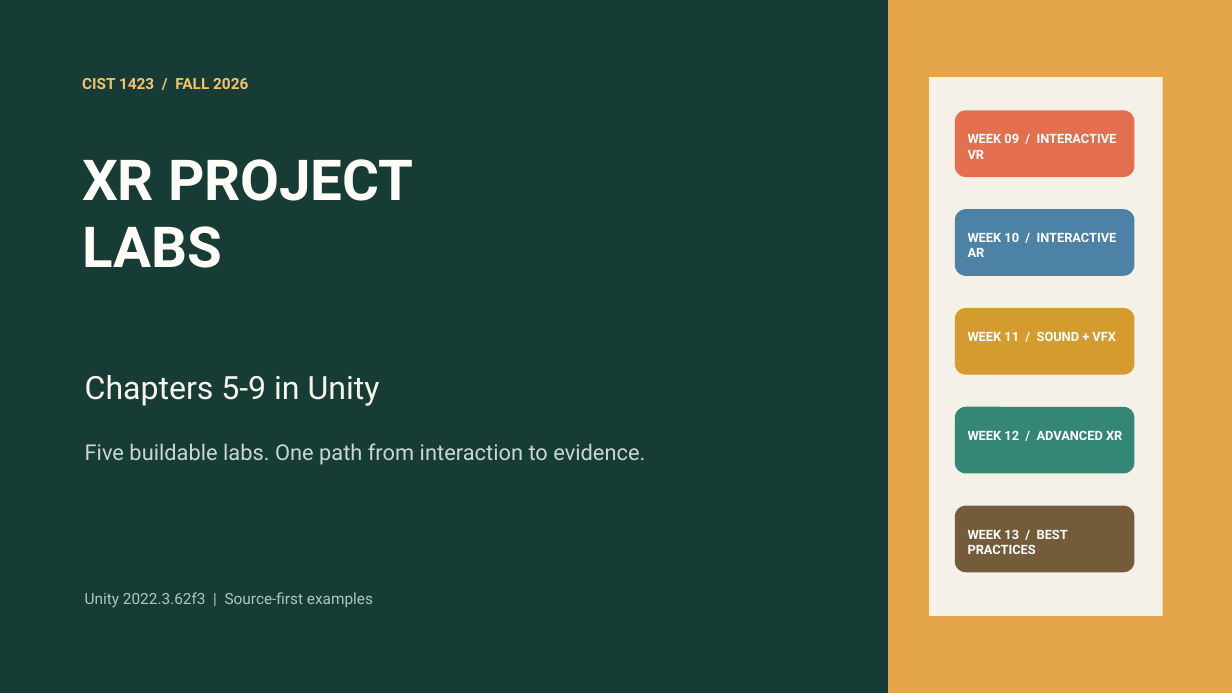
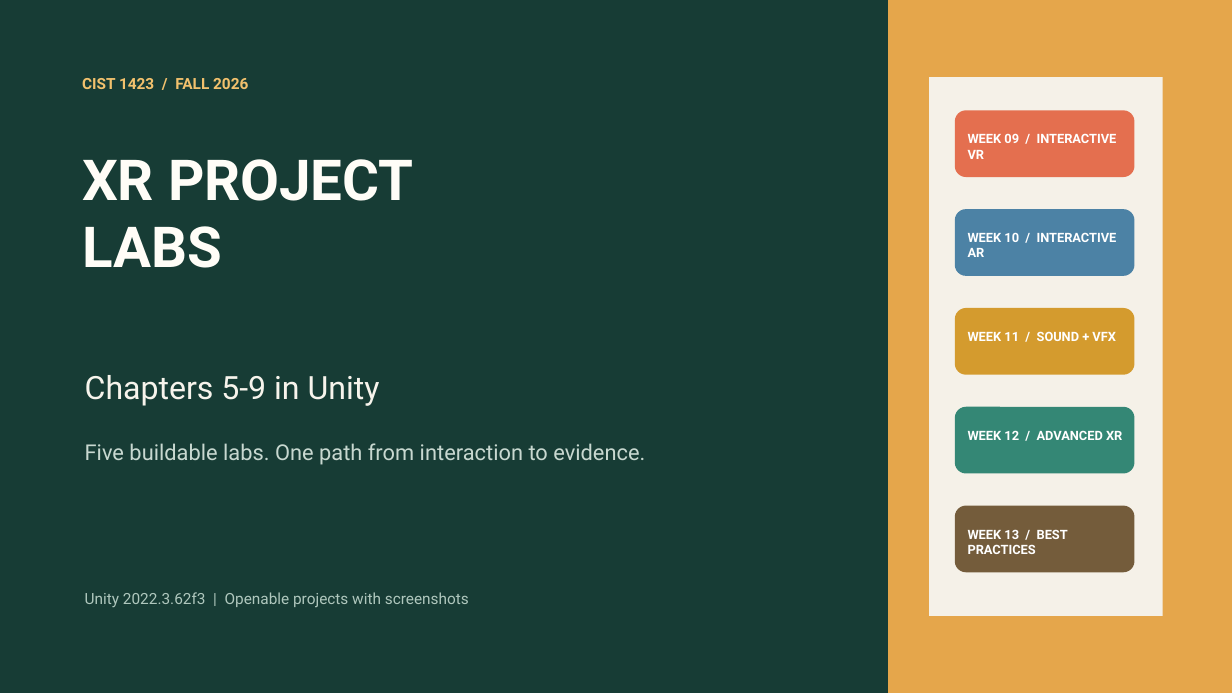
Before and after one commit to jcallinan/CIST1423-Fall2026-Examples, a slide deck: slide 1 of Slide-Decks/Chapter 5-9 Unity Project Labs.pptx. Drawn at 1232x693 pixels with LibreOffice and Linux fonts; fonts in the diff are those of the drawing. Boxes give left, top, right and bottom in pixels: in the first picture for what was removed or moved away, otherwise in the second. Text is boxed around its words. In the diff, an @@ line names an element or a change of style, - is before the commit and + after.

```diff
--- a/Slide-Decks/Chapter 5-9 Unity Project Labs.pptx
+++ b/Slide-Decks/Chapter 5-9 Unity Project Labs.pptx
@@ text at (x1=85, y1=592, x2=469, y2=607): text changed @@
-Unity 2022.3.62f3 | Source-first examples
+Unity 2022.3.62f3 | Openable projects with screenshots
```
Also in this commit, not shown: 5 other slides changed, 5 slides added.
